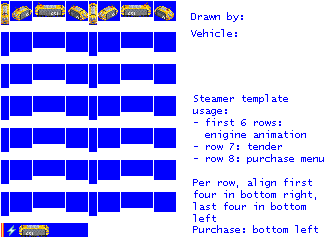
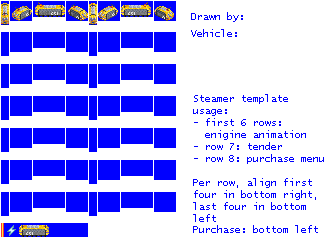
Layers edited between the first and the second 331×237 image:
painted on "empty.png" over [21, 15, 149, 237]
